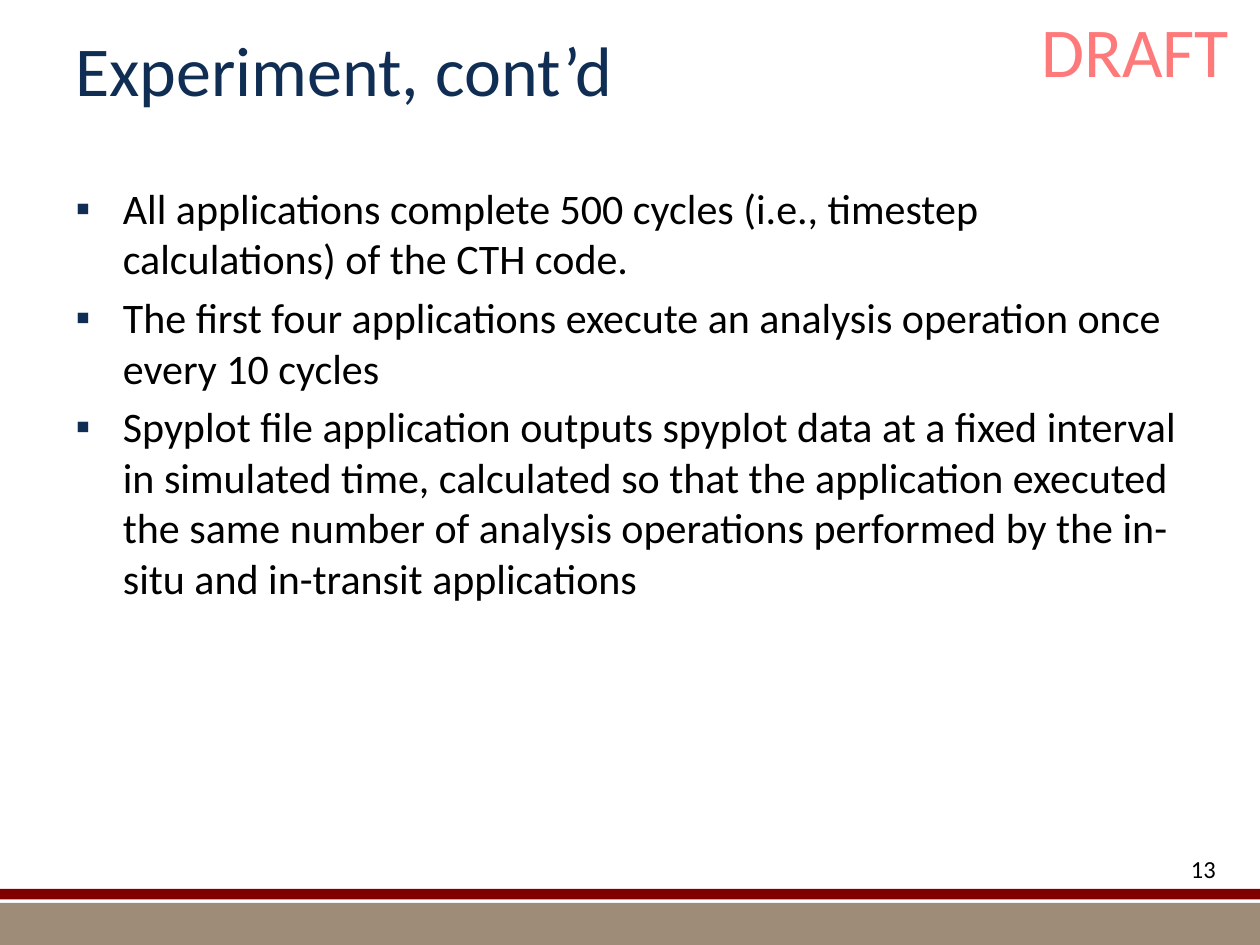
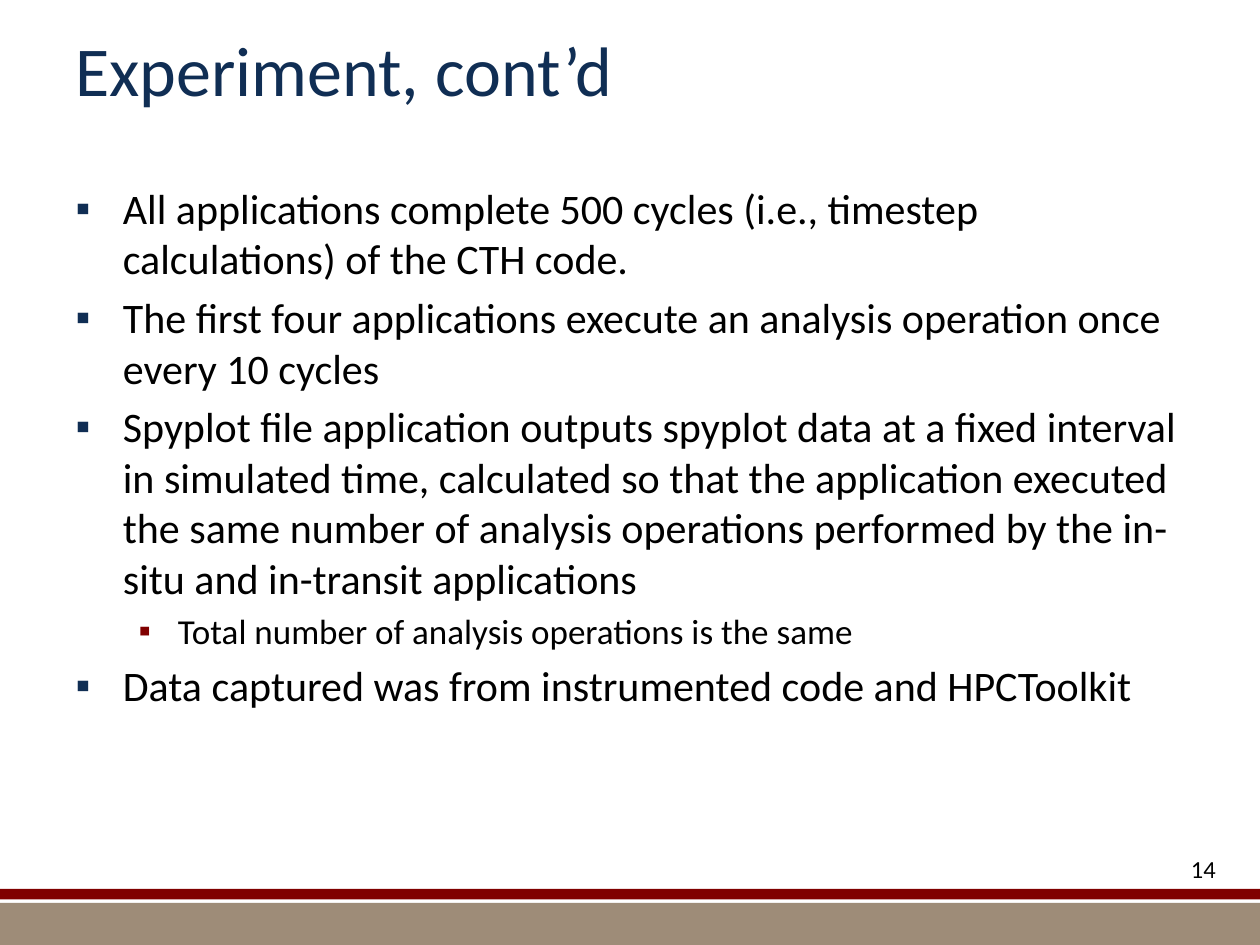
Before and after one commit to kmorel-papers/MilestoneFY13, a slide deck: slide 14 of Summary/SummarySlides.pptx (slide 13 before the commit). Drawn at 1260x945 pixels with LibreOffice and Linux fonts; fonts in the diff are those of the drawing; background and template pictures are left out. Boxes give left, top, right and bottom in pixels: in the first picture for what was removed or moved away, otherwise in the second. Text is boxed around its words. In the diff, an @@ line names an element or a change of style, - is before the commit and + after.

```diff
--- a/Summary/SummarySlides.pptx
+++ b/Summary/SummarySlides.pptx
@@ text removed at <box>1041,32,1229,77</box> @@
-DRAFT
@@ text at <box>123,619,1131,708</box>: paragraphs added @@
+  ▪ Total number of analysis operations is the same
+▪ Data captured was from instrumented code and HPCToolkit
@@ page number at <box>1191,862,1216,878</box>: text changed @@
-13
+14
```
Also in this commit, not shown: 35 other slides changed, 6 slides added, 2 other files.
